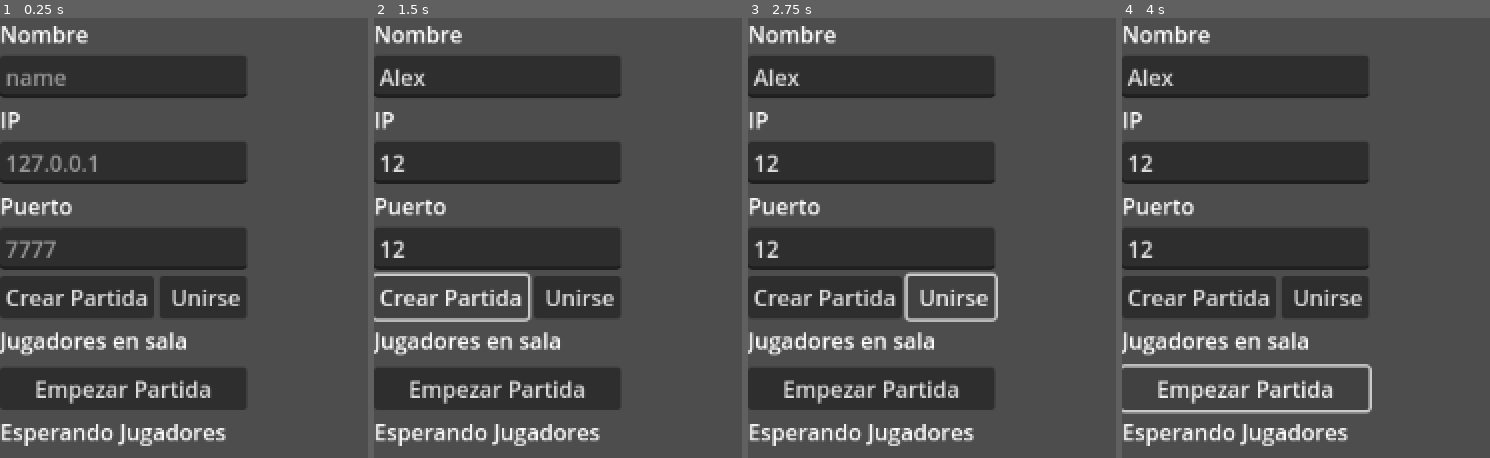
Above: before the commit, frames 1-4 (left to right).
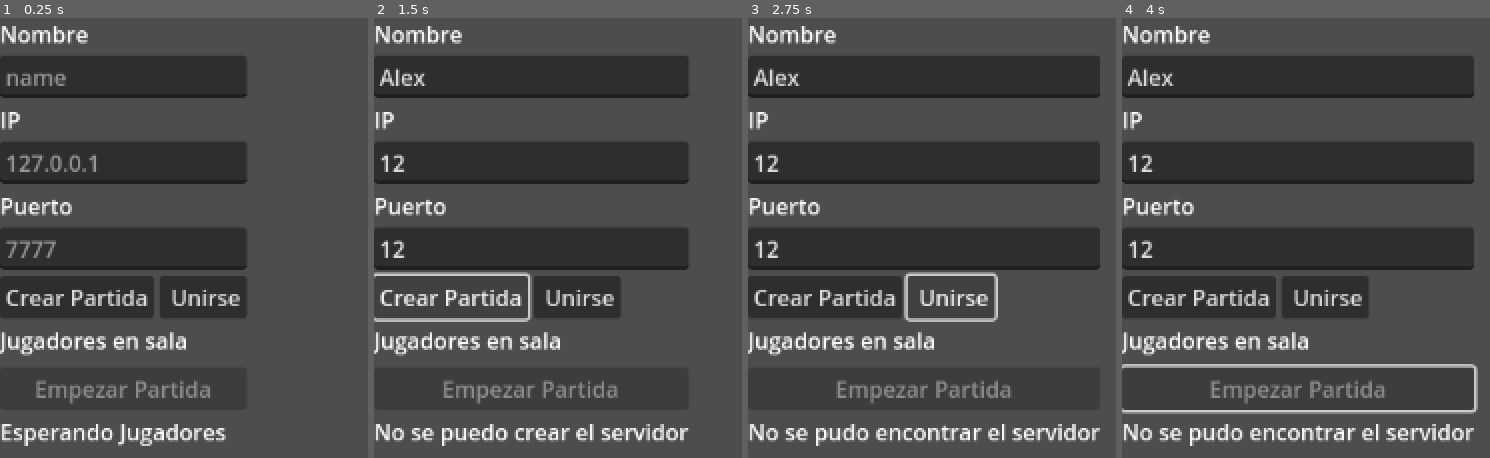
Above: after the commit, the same moments.

Repository: Jusm8/MultiplayerPolitopia
Game: Godot game, scene res://scene/lobby.tscn
Same seed, same stepped clock (60 frames per second), same inputs: the game is played once before the commit and once after it. Before the commit the project has no main scene; this scene is started directly in both runs.
Inputs (mouse positions are in pixels of both pictures, inside the frame that each line leads up to):
- Up to frame 1 (0.25 s): no input
- Up to frame 2 (1.5 s): click (499, 75) at 0.52 s; type "Alex" at 0.6 s; click (499, 163) at 0.75 s; type "12" at 0.83 s; click (499, 246) at 0.98 s; type "12" at 1.07 s; click "Crear Partida" at 1.25 s
- Up to frame 3 (2.75 s): click "Unirse" at 2 s
- Up to frame 4 (4 s): click (1247, 387) at 2.75 s, where only the run before the commit has a clickable "Empezar Partida"; click (1247, 387) at 3.5 s, where only the run before the commit has a clickable "Empezar Partida"

The runs differ from the first frame. In frame 1, 0.7% of the frame differs, in the area x 9-58%, y 82-88%; in frame 2, 8.4%; in frame 3, 11%; in frame 4, 12%, in the area x 1-97%, y 8-98%.

Commit message:
Logica del lobby

Diff:
--- a/multiplayer-game/project.godot
+++ b/multiplayer-game/project.godot
@@ -11,6 +11,7 @@
 [application]
 
 config/name="MultiplayerGame"
+run/main_scene="uid://dy18lyp5mg6xh"
 config/features=PackedStringArray("4.5", "GL Compatibility")
 config/icon="res://icon.svg"
 
--- a/multiplayer-game/scene/lobby.tscn
+++ b/multiplayer-game/scene/lobby.tscn
@@ -1,8 +1,11 @@
-[gd_scene format=3 uid="uid://dy18lyp5mg6xh"]
+[gd_scene load_steps=2 format=3 uid="uid://dy18lyp5mg6xh"]
+
+[ext_resource type="Script" uid="uid://jk1h76q83fwi" path="res://script/lobby.gd" id="1_uxvnl"]
 
 [node name="Lobby" type="Control"]
 layout_mode = 3
 anchors_preset = 0
+script = ExtResource("1_uxvnl")
 
 [node name="VBoxContainer" type="VBoxContainer" parent="."]
 layout_mode = 0
@@ -55,6 +58,6 @@
 layout_mode = 2
 text = "Empezar Partida"
 
-[node name="Wait" type="Label" parent="VBoxContainer"]
+[node name="Status_lb" type="Label" parent="VBoxContainer"]
 layout_mode = 2
 text = "Esperando Jugadores"
--- a/multiplayer-game/script/lobby.gd
+++ b/multiplayer-game/script/lobby.gd
@@ -1,11 +1,157 @@
 extends Control
 
-
-# Called when the node enters the scene tree for the first time.
-func _ready() -> void:
-	pass # Replace with function body.
+@onready var name_input: LineEdit = $VBoxContainer/name_input
+@onready var ip_input: LineEdit = $VBoxContainer/ip_input
+@onready var port_input: LineEdit = $VBoxContainer/Port_input
+@onready var create_btn: Button = $VBoxContainer/HBoxContainer/Create_btn
+@onready var join_btn: Button = $VBoxContainer/HBoxContainer/Join_btn
+@onready var player_list: VBoxContainer = $VBoxContainer/Player_List
+@onready var start_btn: Button = $VBoxContainer/Start_btn
+@onready var status_lb: Label = $VBoxContainer/Status_lb
 
 
-# Called every frame. 'delta' is the elapsed time since the previous frame.
-func _process(delta: float) -> void:
-	pass
+var is_host: bool = false
+var max_player: int = 4
+var players:= {} #peer_id nombre
+
+func _ready() -> void:
+	start_btn.disabled = true
+
+	create_btn.pressed.connect(_on_host_pressed)
+	join_btn.pressed.connect(_on_join_pressed)
+	start_btn.pressed.connect(_on_start_pressed)
+
+	multiplayer.peer_connected.connect(_on_peer_connected)
+	multiplayer.peer_disconnected.connect(_on_peer_disconnected)
+	multiplayer.connected_to_server.connect(_on_connected_to_server)
+	multiplayer.connection_failed.connect(_on_connection_failed)
+	multiplayer.server_disconnected.connect(_on_server_disconected)
+
+func _on_host_pressed() -> void:
+	var player_name := name_input.text.strip_edges()
+	if player_name == "":
+		status_lb.text = "Pon un nombre antes de crear la partida"
+		return
+
+	var port:= port_input.text.to_int()
+	if port <= 0:
+		status_lb.text = "No se pudo crear el servidor"
+		return
+
+	var peer := ENetMultiplayerPeer.new()
+	var error := peer.create_server(port, max_player)
+	if error != OK:
+		status_lb.text = "No se puedo crear el servidor"
+		return
+
+	multiplayer.multiplayer_peer = peer
+	is_host = true
+	status_lb.text = "Servidor creado en el puerto %d. Esperando jugadores..." % port
+
+	var my_id := multiplayer.get_unique_id()
+	players[my_id] = player_name
+
+	#
+	#
+
+func _on_join_pressed() -> void:
+	var player_name := name_input.text.strip_edges()
+	if player_name == "":
+		status_lb.text = "Pon un nombre antes de unirte"
+		return
+
+	var ip := ip_input.text.strip_edges()
+	var port:= port_input.text.to_int()
+	if port <= 0:
+		status_lb.text = "Puerto invalido"
+		return
+
+	var peer := ENetMultiplayerPeer.new()
+	var error := peer.create_client(ip, port)
+	if error != OK:
+		status_lb.text = "No se pudo encontrar el servidor"
+		return
+
+	multiplayer.multiplayer_peer = peer
+	is_host = false
+	status_lb.text = "Conectando a %s:%d..." % [ip, port]
+
+func  _on_connected_to_server() -> void:
+	status_lb.text = "Conectando al servidor. Registrando jugador..."
+	var player_name := name_input.text.strip_edges()
+	var my_id := multiplayer.get_unique_id()
+	rpc_id(1, "register_player", my_id, player_name)
+
+func _on_connection_failed() -> void:
+	status_lb.text = "Fallo la conexion al servidor"
+
+func _on_server_disconected() -> void:
+	status_lb.text = "Desconectado del servidor"
+	players.clear()
+	_refresh_player_ui()
+	start_btn.disabled = true
+
+func _on_peer_connected(id: int) -> void:
+	if is_host:
+		status_lb.text = "Jugador con el id %d se ha connectado" % id
+
+func _on_peer_disconnected(id: int) -> void:
+	if players.has(id):
+		players.erase(id)
+		_refresh_player_ui()
+		_broadcast_playes()
+
+	if is_host:
+		status_lb.text = "Jugador con el id %d se ha desconectado" % id
+
+@rpc("authority")
+func register_player(id: int, name: String) -> void:
+	if players.size() >= max_player:
+		return
+
+	players[id] = name
+	_broadcast_playes()
+
+func _broadcast_playes() -> void:
+	var names := []
+	for id in players.keys():
+		names.append(players[id])
+	rpc("sync_players", names)
+
+@rpc("any_peer", "call_local")
+func sync_players(names: Array) -> void:
+	# Limpiamos lista visual
+	for child in player_list.get_children():
+		child.queue_free()
+
+	for name in names:
+		var label := Label.new()
+		label.text = str(name)
+		player_list.add_child(label)
+
+	# Controlar botón de empezar:
+	var count := names.size()
+	start_btn.disabled = not (is_host and count >= 2 and count <= max_player)
+
+func _refresh_player_ui() -> void:
+	# Reconstruye la lista a partir del diccionario players
+	for child in player_list.get_children():
+		child.queue_free()
+
+	for id in players.keys():
+		var label := Label.new()
+		label.text = str(players[id])
+		player_list.add_child(label)
+
+	var count := players.size()
+	start_btn.disabled = not (is_host and count >= 2 and count <= max_player)
+
+func _on_start_pressed() -> void:
+	if not is_host:
+		return
+	status_lb.text = "Empezando partida..."
+	rpc("start_game")
+
+@rpc("any_peer", "call_local")
+func start_game() -> void:
+	status_lb.text = "Aquí iría el cambio a la escena de juego."
